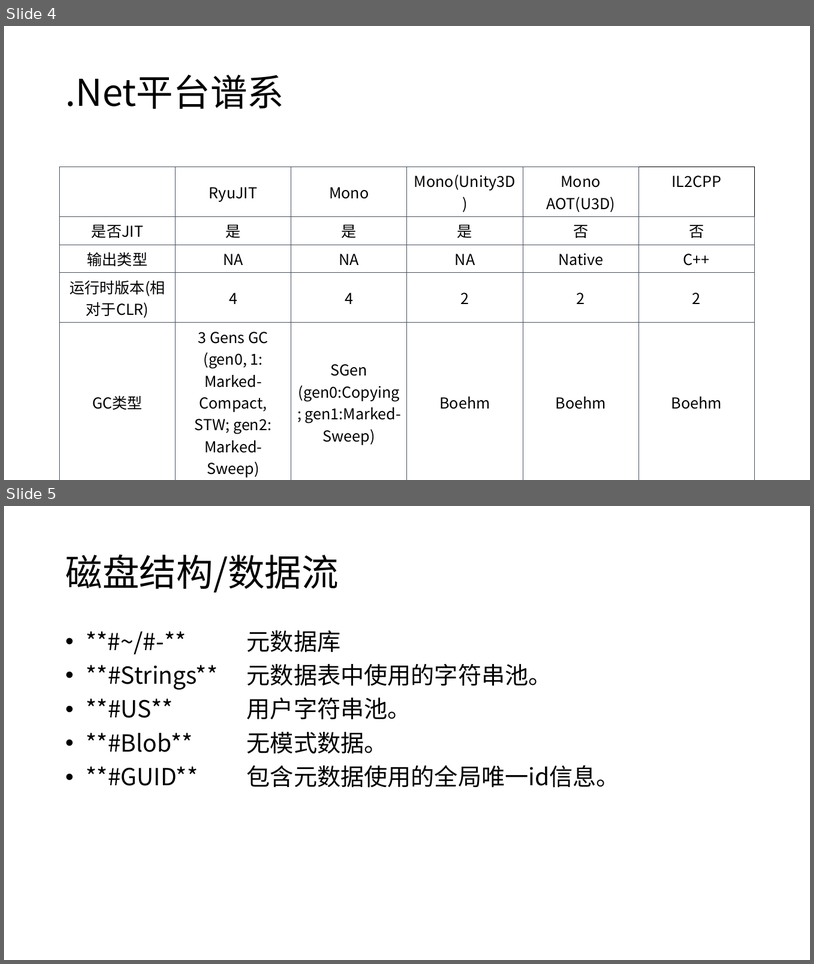
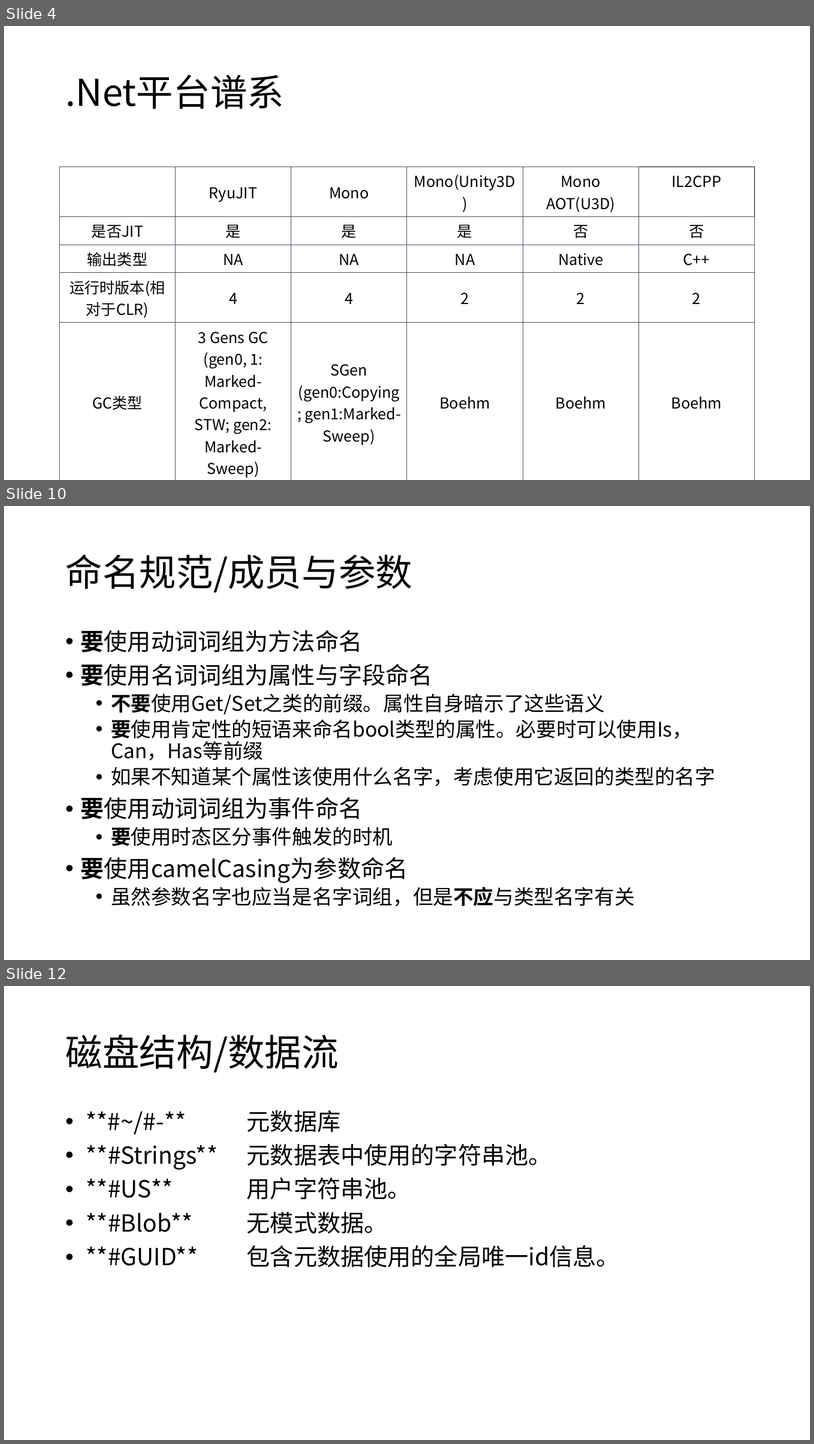
Before and after one commit to snakealpha/DotNetSession, a slide deck: pptx.pptx.pptx. Shown one above the other, each under a label of ours: slides 4 and 5 before the commit, slides 4, 10 and 12 after it; the slides between them are not shown. The pictures are 814x964 and 814x1444 pixels, drawn with LibreOffice and Linux fonts; fonts in the diff are those of the drawing. Boxes give left, top, right and bottom in pixels: in the first picture for what was removed or moved away, otherwise in the second. Text is boxed around its words. In the diff, an @@ line names an element or a change of style, - is before the commit and + after.

```diff
--- a/pptx.pptx.pptx
+++ b/pptx.pptx.pptx
@@ slide 10 added at <box>4,506,810,960</box>, background #FFFFFF @@
@@ title added at <box>65,554,413,592</box>, 44 pt, text #000000 @@
+命名规范/成员与参数
@@ text added at <box>81,630,716,906</box>, 24 pt, text #000000 @@
+• 要使用动词词组为方法命名
+• 要使用名词词组为属性与字段命名
+  • 不要使用Get/Set之类的前缀。属性自身暗示了这些语义
+  • 要使用肯定性的短语来命名bool类型的属性。必要时可以使用Is，Can，Has等前缀
+  • 如果不知道某个属性该使用什么名字，考虑使用它返回的类型的名字
+• 要使用动词词组为事件命名
+  • 要使用时态区分事件触发的时机
+• 要使用camelCasing为参数命名
+  • 虽然参数名字也应当是名字词组，但是不应与类型名字有关
@@ what was slide 5 is now slide 12 @@
```
Also in this commit, not shown: 6 other slides added.
